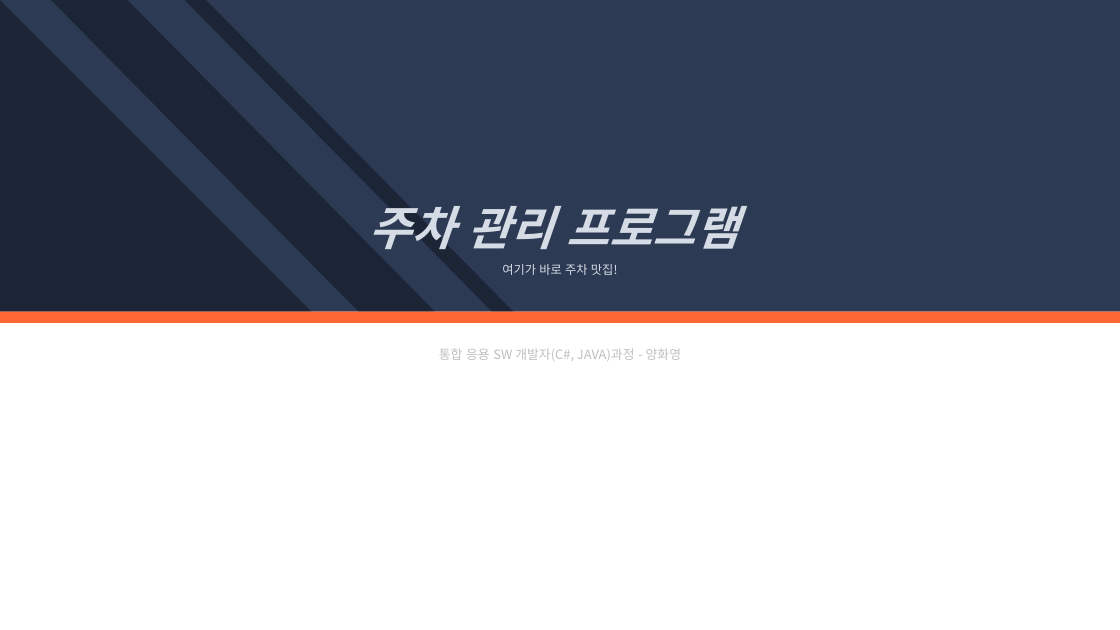
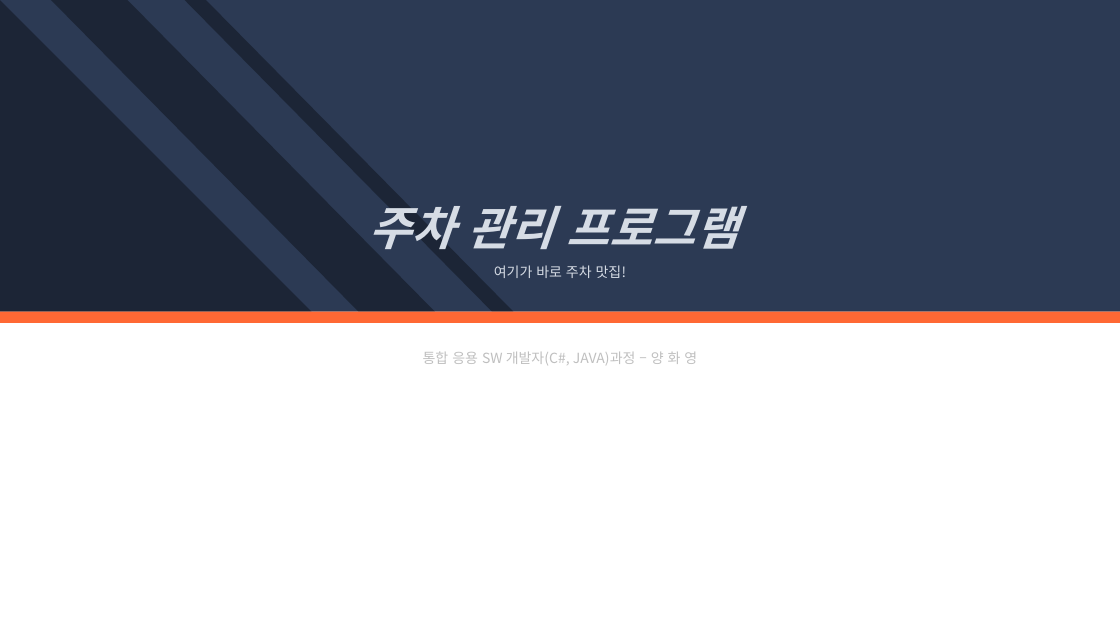
Before and after one commit to galaxy-light/201126-210604, a slide deck: slide 1 of 포트폴리오/주차 관리 프로그램/주차 관리 프로그램-양화영.pptx. Drawn at 1120x630 pixels with LibreOffice and Linux fonts; fonts in the diff are those of the drawing. Boxes give left, top, right and bottom in pixels: in the first picture for what was removed or moved away, otherwise in the second. Text is boxed around its words. In the diff, an @@ line names an element or a change of style, - is before the commit and + after.

```diff
--- a/포트폴리오/주차 관리 프로그램/주차 관리 프로그램-양화영.pptx
+++ b/포트폴리오/주차 관리 프로그램/주차 관리 프로그램-양화영.pptx
@@ text at (x1=494, y1=265, x2=626, y2=278): size 10.5 to 12 pt in "여기가 바로 주차 맛집!" @@
@@ text in rectangle at (x1=423, y1=352, x2=697, y2=365): text changed; size 11 to 12 pt @@
-통합 응용 SW 개발자(C#, JAVA)과정 - 양화영
+통합 응용 SW 개발자(C#, JAVA)과정 – 양 화 영
```
Also in this commit, not shown: 7 other slides changed, 3 slides added, 28 other files.
